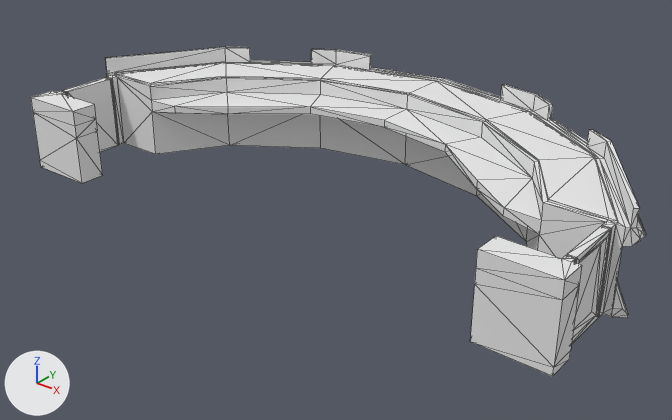
What one commit did to the FBX model Assets/HERE/3d_Assets/ReceptionDesk.fbx.
Before and after are seen from a camera (50 mm lens) standing at (67.9, -93.6, 51.4) and looking at (0.2, -9.0, -1.1). Arrows for +X, +Y and +Z are at lower left; the lights stay in place. Mesh edges are drawn as thin lines. Where no turn or scale is listed for an object, it has been applied to the vertices.

In view in the first picture: 'Cylinder5_cut6', 'Cylinder5_cut6.001'.
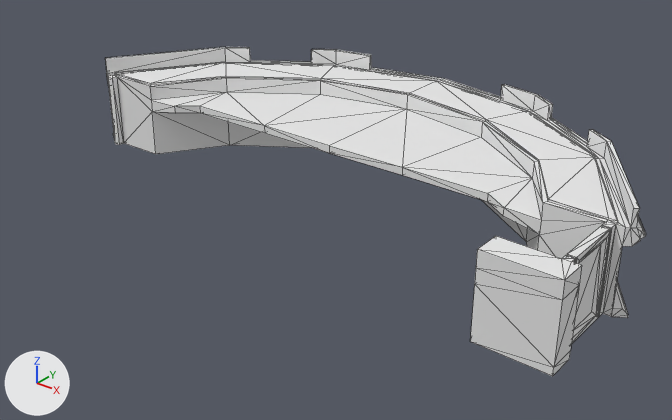
Where the newer file only moved an object's origin or applied its transform, the numbers keep the older frame.

The change, as JSON lines over the scene's bpy script:
```json
{"block": "me_cylinder5_cut6", "where": "# used by ob_cylinder5_cut6; location = (0.0, 0.0, 0.0)"}
{"block": "me_cylinder5_cut6", "where": "# verts and faces of me_cylinder5_cut6; kept vertices keep their numbers, new ones are numbered from 406"}
{"block": "me_cylinder5_cut6", "where": "# before: 56 (0.0, 1.4, 8.2) at pixel (384, 120), 57 (11.0, -0.7, 8.2) at pixel (445, 144), 58 (19.8, -7.9, 8.2) at pixel (477, 180), 59 (-11.0, -0.7, 8.2) at pixel (310, 106), 60 (-19.8, -7.9, 8.2) at pixel (227, 107)"}
{"block": "me_cylinder5_cut6", "where": "# before: 61 (0.0, 1.4, 7.2) at pixel (384, 127), 62 (11.0, -0.7, 7.2) at pixel (444, 151), 63 (19.8, -7.9, 7.2) at pixel (476, 188), 64 (-11.0, -0.7, 7.2) at pixel (310, 113), 65 (-19.8, -7.9, 7.2) at pixel (227, 114)"}
{"op": "remove", "block": "me_cylinder5_cut6", "code": "me_cylinder5_cut6.from_pydata(...)  # 406 vertices, 800 faces; spans x -40.9..40.9, y -25.7..16.5, z 0.0..12.4"}
{"op": "add", "block": "me_cylinder5_cut6", "code": "me_cylinder5_cut6.from_pydata(...)  # 350 vertices, 687 faces; spans x -40.9..40.9, y -25.7..16.5, z 0.0..12.4"}
{"block": "me_cylinder5_cut6", "change": "me_cylinder5_cut6 part 1"}
{"op": "add", "block": "me_cylinder5_cut6", "code": "verts[56] = (0.0, -10.2, 8.2)  # moved, pixel (329, 145)"}
{"op": "add", "block": "me_cylinder5_cut6", "code": "verts[61] = (0.0, -10.2, 7.2)  # moved, pixel (329, 153)"}
{"op": "add", "block": "me_cylinder5_cut6", "code": "verts[57] = (11.0, -10.0, 8.2)  # moved, pixel (402, 167)"}
{"op": "add", "block": "me_cylinder5_cut6", "code": "verts[62] = (11.0, -10.0, 7.2)  # moved, pixel (402, 175)"}
{"op": "add", "block": "me_cylinder5_cut6", "code": "verts[58] = (22.5, -10.1, 8.2)  # moved, pixel (487, 193)"}
{"op": "add", "block": "me_cylinder5_cut6", "code": "verts[63] = (22.5, -10.1, 7.2)  # moved, pixel (487, 201)"}
{"op": "add", "block": "me_cylinder5_cut6", "code": "verts[59] = (-11.0, -10.1, 8.2)  # moved, pixel (264, 125)"}
{"op": "add", "block": "me_cylinder5_cut6", "code": "verts[64] = (-11.0, -10.1, 7.2)  # moved, pixel (264, 133)"}
{"op": "add", "block": "me_cylinder5_cut6", "code": "verts[60] = (-23.0, -10.0, 8.2)  # moved, pixel (199, 106)"}
{"op": "add", "block": "me_cylinder5_cut6", "code": "verts[65] = (-23.0, -10.0, 7.2)  # moved, pixel (200, 113)"}
{"block": "me_cylinder5_cut6", "change": "me_cylinder5_cut6 part 2"}
{"block": "me_cylinder5_cut6", "change": "56 vertices are removed from x -39.2..-30.3, y -25.7..-13.5, z 0.0..10.3"}
{"block": "me_cylinder5_cut6", "change": "114 faces are deleted"}
{"block": "me_cylinder5_cut6", "change": "1 new face joins them"}
```

What differs and where, as boxes (x1, y1, x2, y2) in the pictures (672 x 420 px; the box of a moved part takes in the faces that stretch with it):
```json
{"object": "Cylinder5_cut6", "change": "reshaped", "before": [31, 47, 646, 376], "after": [105, 47, 646, 376], "on screen": "12% narrower"}
{"part": 1, "of": "me_cylinder5_cut6", "change": "moved or reshaped", "before": [174, 92, 532, 215], "after": [174, 92, 532, 215]}
{"part": 2, "of": "me_cylinder5_cut6", "change": "cut back", "before": [31, 77, 119, 183], "after": [108, 77, 119, 145]}
```
